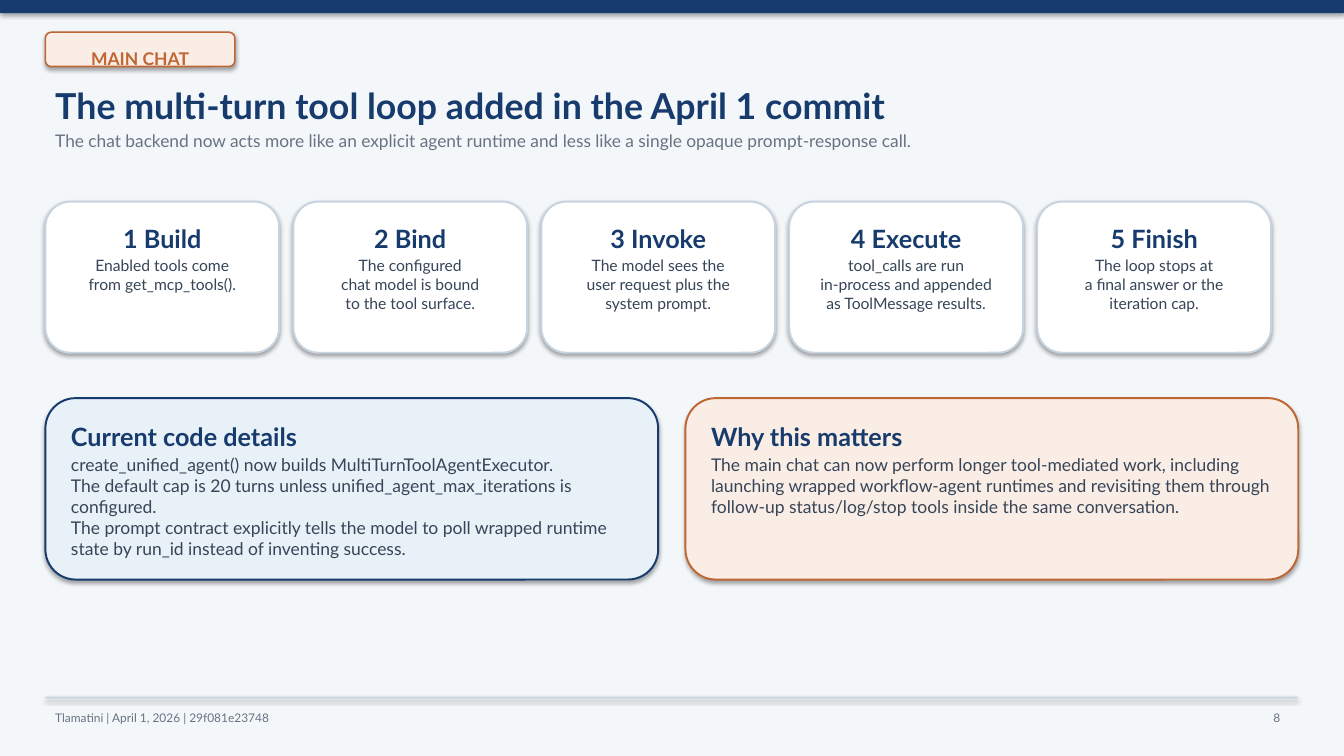
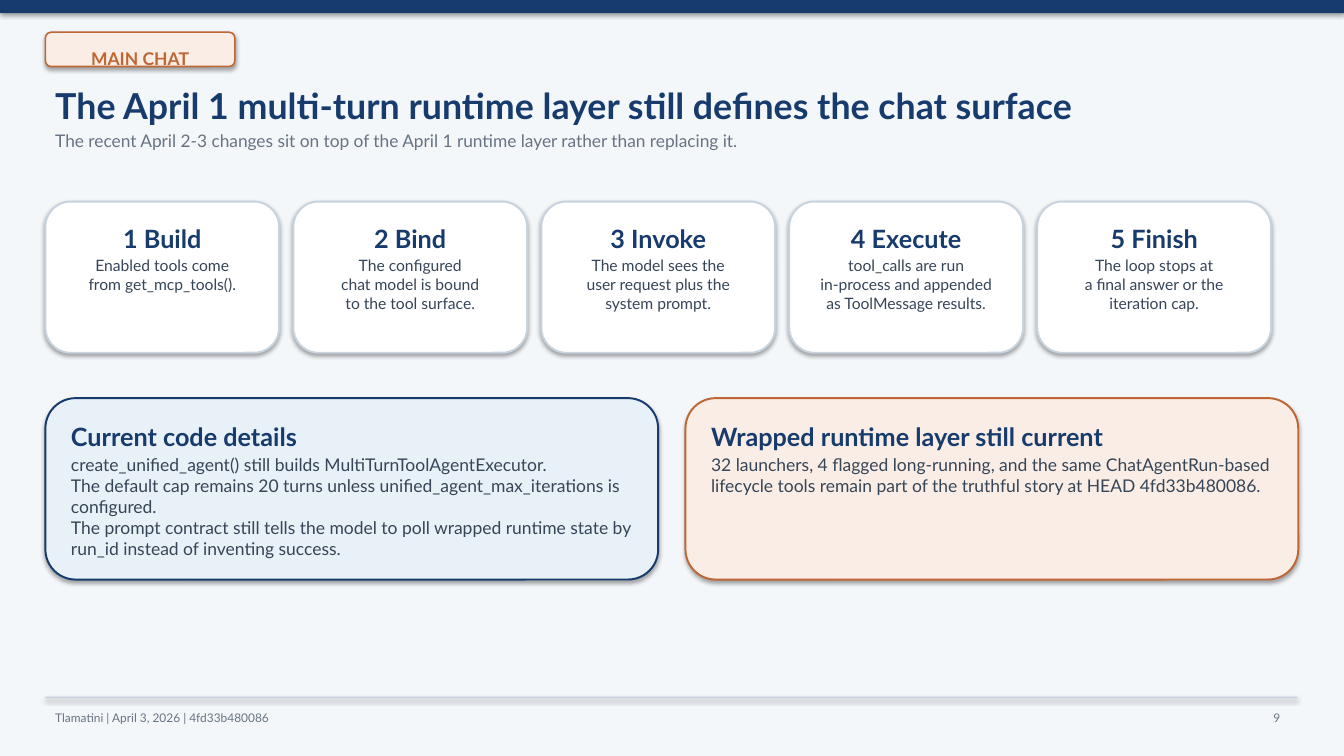
Before and after one commit to XAIHT/Tlamatini, a slide deck: slide 9 of Tlamatini_eXtended_Artificial_Intelligence_Humanly_Tempered.pptx (slide 8 before the commit). Drawn at 1344x756 pixels with LibreOffice and Linux fonts; fonts in the diff are those of the drawing. Boxes give left, top, right and bottom in pixels: in the first picture for what was removed or moved away, otherwise in the second. Text is boxed around its words. In the diff, an @@ line names an element or a change of style, - is before the commit and + after.

Commit message:
Updating README.md, Summary PDF, and PPT of Tlamatini, by angelahack1

```diff
--- a/Tlamatini_eXtended_Artificial_Intelligence_Humanly_Tempered.pptx
+++ b/Tlamatini_eXtended_Artificial_Intelligence_Humanly_Tempered.pptx
@@ text at [55,92,1072,125]: text changed @@
-The multi-turn tool loop added in the April 1 commit
+The April 1 multi-turn runtime layer still defines the chat surface
@@ text at [55,134,737,150]: text changed @@
-The chat backend now acts more like an explicit agent runtime and less like a single opaque prompt-response call.
+The recent April 2-3 changes sit on top of the April 1 runtime layer rather than replacing it.
@@ text in rounded rectangle at [711,427,1270,495]: text changed @@
-Why this matters
-The main chat can now perform longer tool-mediated work, including launching wrapped workflow-agent runtimes and revisiting them through follow-up status/log/stop tools inside the same conversation.
+Wrapped runtime layer still current
+32 launchers, 4 flagged long-running, and the same ChatAgentRun-based lifecycle tools remain part of the truthful story at HEAD 4fd33b480086.
@@ text in rounded rectangle at [71,457,632,558]: text changed @@
-create_unified_agent() now builds MultiTurnToolAgentExecutor.
-The default cap is 20 turns unless unified_agent_max_iterations is configured.
-The prompt contract explicitly tells the model to poll wrapped runtime state by run_id instead of inventing success.
+create_unified_agent() still builds MultiTurnToolAgentExecutor.
+The default cap remains 20 turns unless unified_agent_max_iterations is configured.
+The prompt contract still tells the model to poll wrapped runtime state by run_id instead of inventing success.
@@ text at [55,713,269,724]: text changed @@
-Tlamatini | April 1, 2026 | 29f081e23748
+Tlamatini | April 3, 2026 | 4fd33b480086
@@ text at [1273,713,1280,722]: text changed @@
-8
+9
```
Also in this commit, not shown: 16 other slides changed, 4 slides added, 4 slides removed, 2 other files.
